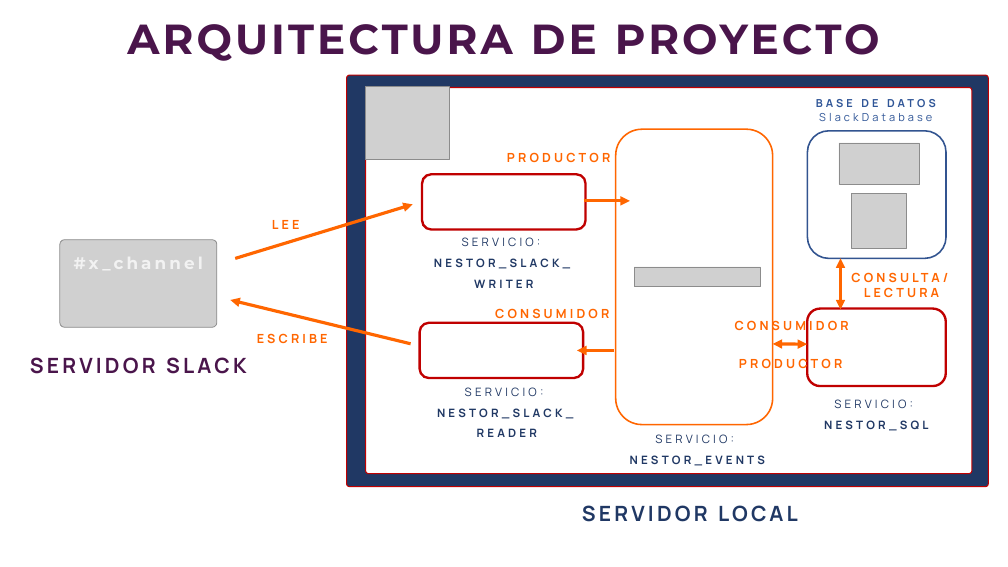
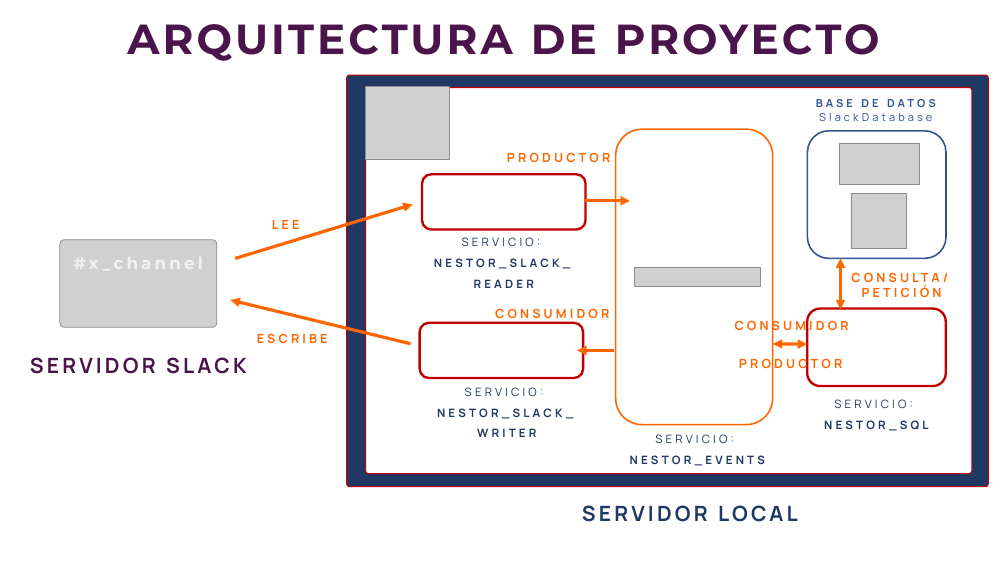
Before and after one commit to SebastianDuranV/TutorialesArquitecturaDeSoftware, a slide deck: slide 1 of Proyecto/ARQUITECTURA.pptx. Drawn at 1008x567 pixels with LibreOffice and Linux fonts; fonts in the diff are those of the drawing; grey boxes stand for pictures. Boxes give left, top, right and bottom in pixels: in the first picture for what was removed or moved away, otherwise in the second. Text is boxed around its words. In the diff, an @@ line names an element or a change of style, - is before the commit and + after.

```diff
--- a/Proyecto/ARQUITECTURA.pptx
+++ b/Proyecto/ARQUITECTURA.pptx
@@ text at <box>434,258,570,288</box>: text changed @@
-NESTOR_SLACK_WRITER
+NESTOR_SLACK_ READER
@@ text at <box>862,285,942,297</box>: text changed @@
-CONSULTA/ LECTURA
+CONSULTA/ PETICIÓN
@@ text at <box>437,408,573,437</box>: text changed @@
-NESTOR_SLACK_ READER
+NESTOR_SLACK_ WRITER
```
Also in this commit, not shown: 1 other slide changed, 10 other files.
